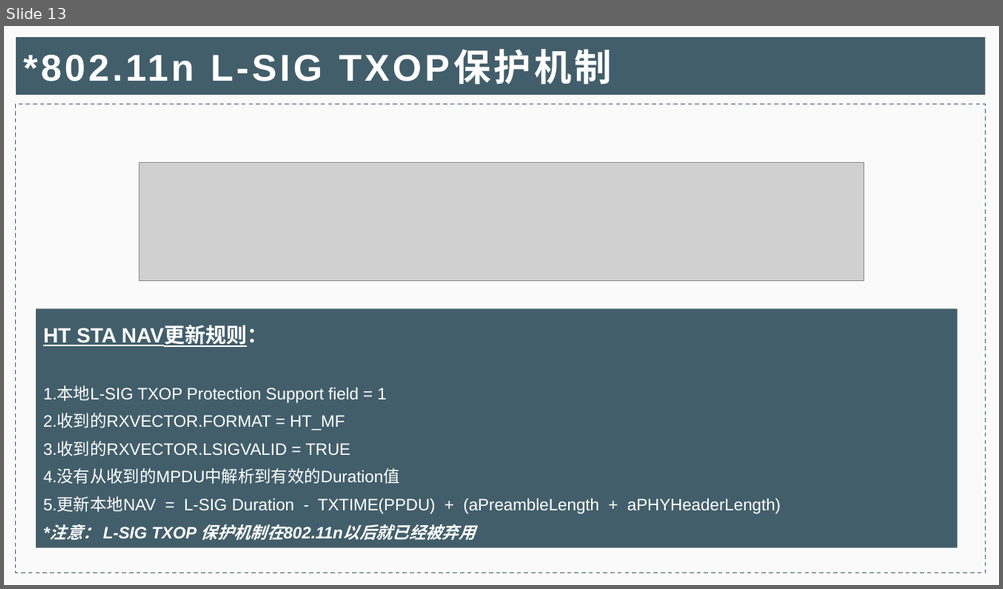
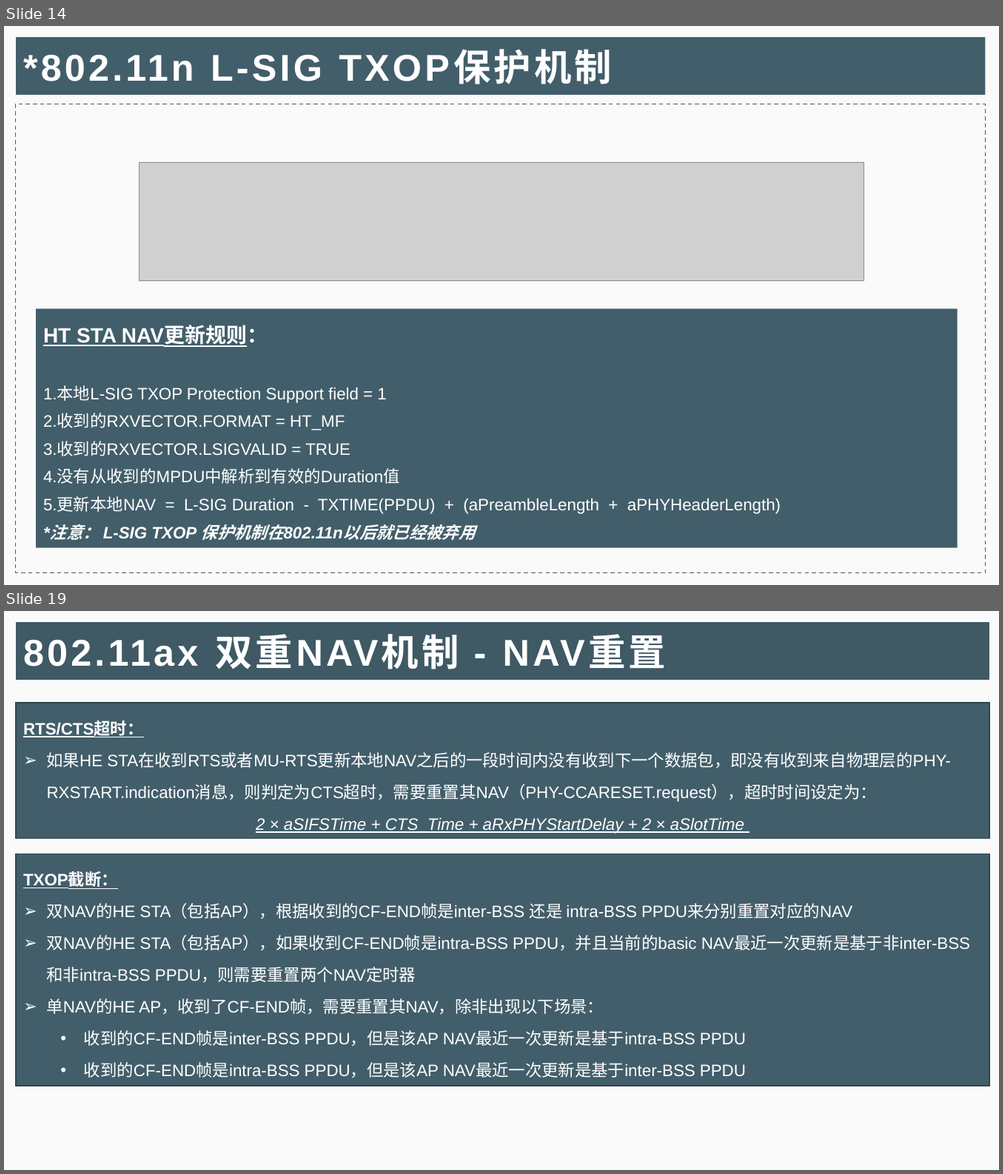
Before and after one commit to iamgzi/802.11ax, a slide deck: Doc/802.11NAV机制详解_M.pptx. Shown one above the other, each under a label of ours: slide 13 before the commit, slides 14 and 19 after it; the slides between them are not shown. The pictures are 1003x589 and 1003x1174 pixels, drawn with LibreOffice and Linux fonts; fonts in the diff are those of the drawing; grey boxes stand for pictures. Boxes give left, top, right and bottom in pixels: in the first picture for what was removed or moved away, otherwise in the second. Text is boxed around its words. In the diff, an @@ line names an element or a change of style, - is before the commit and + after.

```diff
--- a/Doc/802.11NAV机制详解_M.pptx
+++ b/Doc/802.11NAV机制详解_M.pptx
@@ slide 19 added at (x1=4, y1=611, x2=999, y2=1170), background #FFFFFF @@
@@ title added at (x1=16, y1=622, x2=989, y2=680), fill #3F5965, 36 pt, text #FFFFFF, bold @@
+802.11ax 双重NAV机制 - NAV重置
@@ rectangle added at (x1=16, y1=703, x2=989, y2=839), fill #425E6A, outline #31464E 1 pt, 16 pt, text #FFFFFF @@
+RTS/CTS超时：
+➢ 如果HE STA在收到RTS或者MU-RTS更新本地NAV之后的一段时间内没有收到下一个数据包，即没有收到来自物理层的PHY-RXSTART.indication消息，则判定为CTS超时，需要重置其NAV（PHY-CCARESET.request），超时时间设定为：
+2 × aSIFSTime + CTS_Time + aRxPHYStartDelay + 2 × aSlotTime
@@ rectangle added at (x1=16, y1=854, x2=989, y2=1086), fill #425E6A, outline #31464E 1 pt, 16 pt, text #FFFFFF @@
+TXOP截断：
+➢ 双NAV的HE STA（包括AP），根据收到的CF-END帧是inter-BSS 还是 intra-BSS PPDU来分别重置对应的NAV
+➢ 双NAV的HE STA（包括AP），如果收到CF-END帧是intra-BSS PPDU，并且当前的basic NAV最近一次更新是基于非inter-BSS和非intra-BSS PPDU，则需要重置两个NAV定时器
+➢ 单NAV的HE AP，收到了CF-END帧，需要重置其NAV，除非出现以下场景：
+  • 收到的CF-END帧是inter-BSS PPDU，但是该AP NAV最近一次更新是基于intra-BSS PPDU
+  • 收到的CF-END帧是intra-BSS PPDU，但是该AP NAV最近一次更新是基于inter-BSS PPDU
@@ what was slide 13 is now slide 14 @@
```
Also in this commit, not shown: 11 slides changed, 6 other slides added, 1 slide removed, 1 other file.
